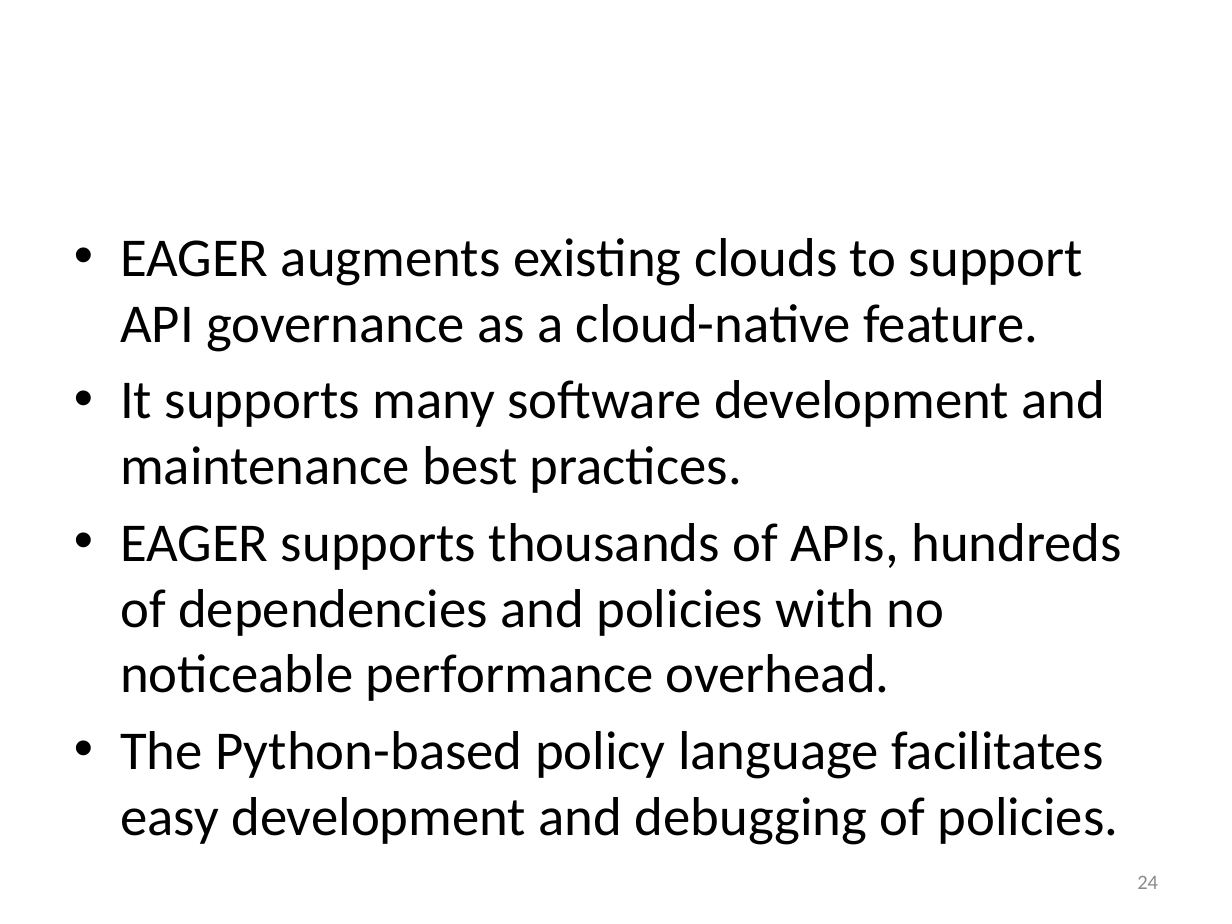
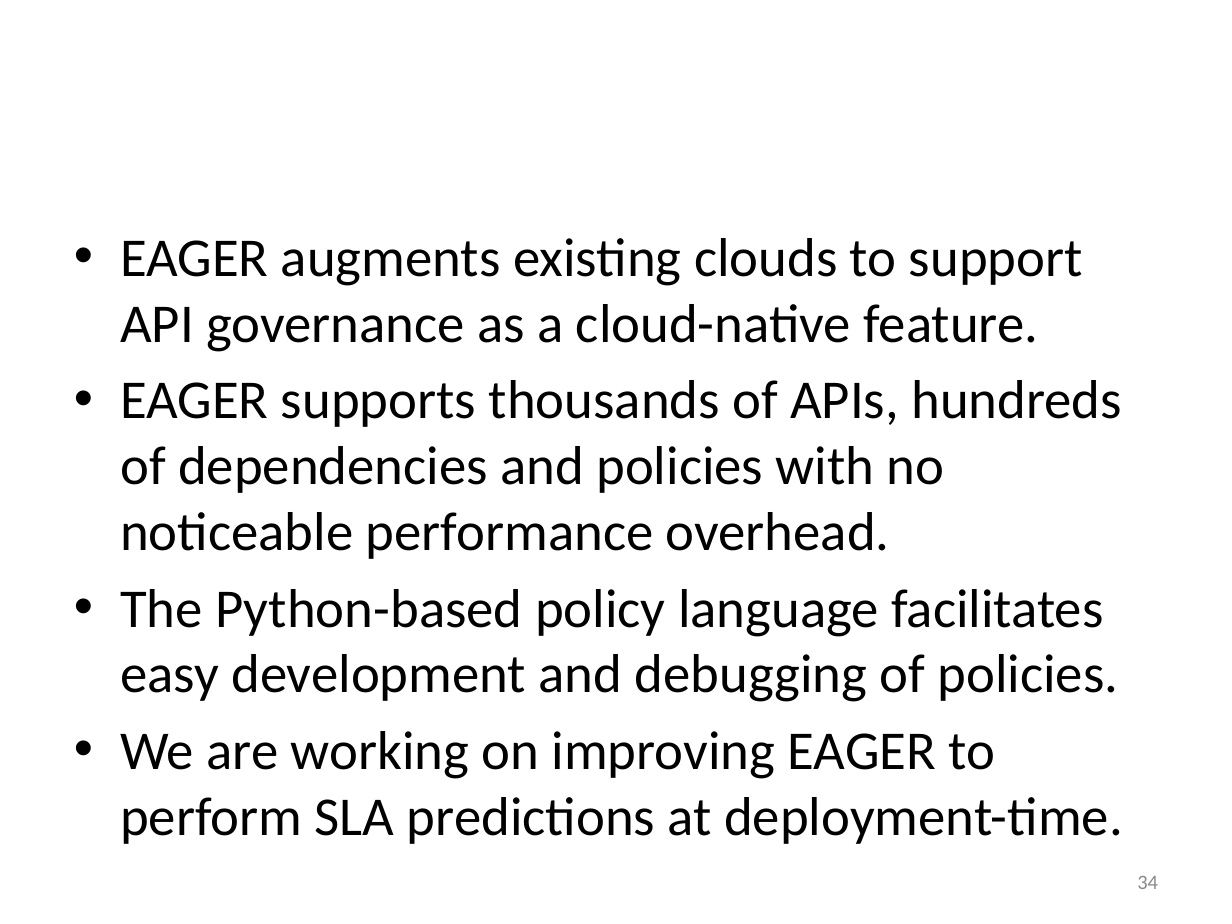
Before and after one commit to Dithn/eager-appscale, a slide deck: slide 34 of Eager/paper/fop/EAGER.pptx (slide 24 before the commit). Drawn at 1232x924 pixels with LibreOffice and Linux fonts; fonts in the diff are those of the drawing; background and template pictures are left out. Boxes give left, top, right and bottom in pixels: in the first picture for what was removed or moved away, otherwise in the second. Text is boxed around its words. In the diff, an @@ line names an element or a change of style, - is before the commit and + after.

```diff
--- a/Eager/paper/fop/EAGER.pptx
+++ b/Eager/paper/fop/EAGER.pptx
@@ text at bbox=[120, 380, 1105, 493]: paragraph removed @@
-• It supports many software development and maintenance best practices.
@@ text at bbox=[120, 731, 1123, 844]: paragraph added @@
+• We are working on improving EAGER to perform SLA predictions at deployment-time.
@@ page number at bbox=[1137, 876, 1158, 889]: text changed @@
-24
+34
```
Also in this commit, not shown: 4 other slides changed, 9 slides added, 8 other files.
